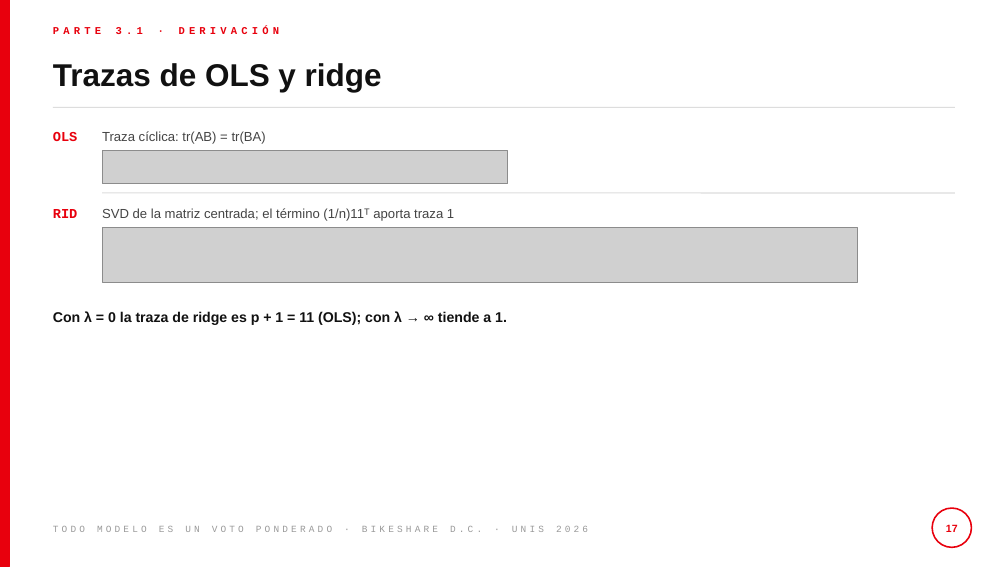
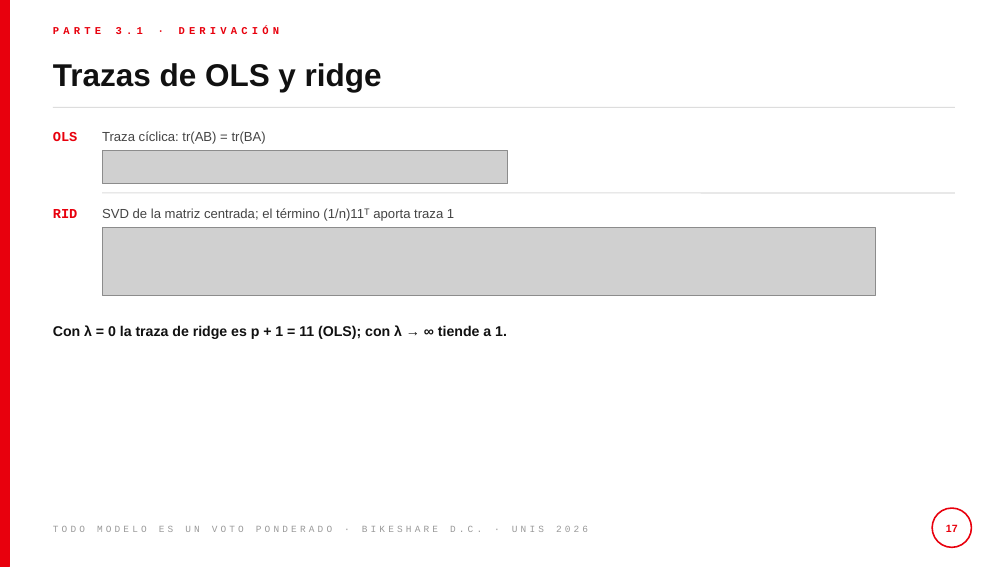
Before and after one commit to pabloflores465/proyecto-final-bikeshare, a slide deck: slide 17 of slides/presentacion.pptx. Drawn at 1008x567 pixels with LibreOffice and Linux fonts; fonts in the diff are those of the drawing; grey boxes stand for pictures. Boxes give left, top, right and bottom in pixels: in the first picture for what was removed or moved away, otherwise in the second. Text is boxed around its words. In the diff, an @@ line names an element or a change of style, - is before the commit and + after.

```diff
--- a/slides/presentacion.pptx
+++ b/slides/presentacion.pptx
@@ picture: place and size @@
-picture at [102,228,858,282]
+picture at [102,228,876,296]
@@ text "Con λ = 0 la ...": place and size @@
-text "Con λ = 0 la ..." at [53,311,507,325]
+text "Con λ = 0 la ..." at [53,325,507,339]
```
Also in this commit, not shown: 3 other slides changed, 3 slides added, 17 other files.
